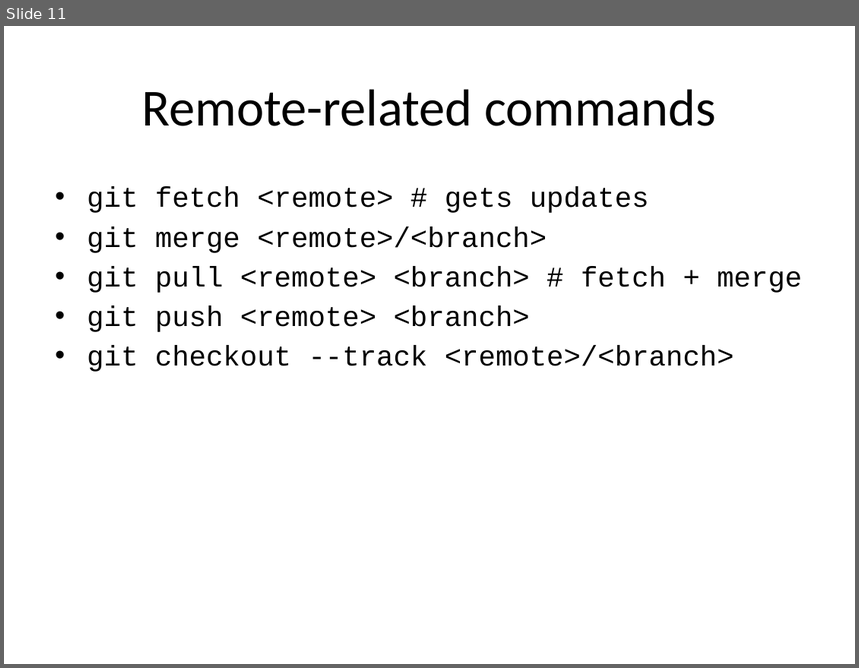
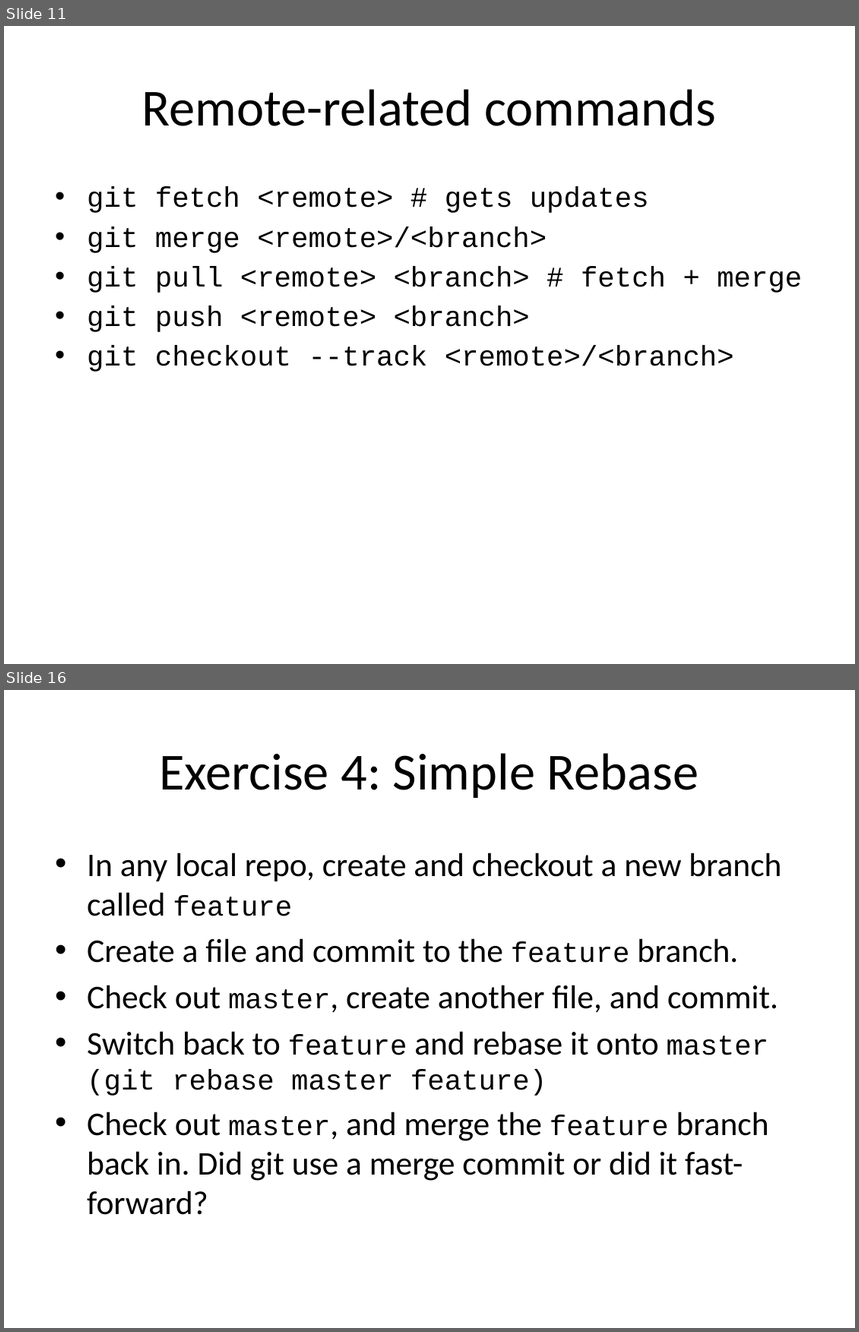
Before and after one commit to nuitrcs/intermediate-git-workshop, a slide deck: Intermediate Git and GitHub.pptx. Shown one above the other, each under a label of ours: slide 11 before the commit, slides 11 and 16 after it; the slides between them are not shown. The pictures are 859x668 and 859x1332 pixels, drawn with LibreOffice and Linux fonts; fonts in the diff are those of the drawing; background and template pictures are left out. Boxes give left, top, right and bottom in pixels: in the first picture for what was removed or moved away, otherwise in the second. Text is boxed around its words. In the diff, an @@ line names an element or a change of style, - is before the commit and + after.

```diff
--- a/Intermediate Git and GitHub.pptx
+++ b/Intermediate Git and GitHub.pptx
@@ slide 16 added at bbox=[4, 690, 855, 1328], background picture (left out) @@
@@ title added at bbox=[160, 753, 699, 798], 44 pt, text #000000 @@
+Exercise 4: Simple Rebase
@@ text added at bbox=[87, 853, 781, 1215], 28 pt, text #000000 @@
+• In any local repo, create and checkout a new branch called feature
+• Create a file and commit to the feature branch.
+• Check out master, create another file, and commit.
+• Switch back to feature and rebase it onto master (git rebase master feature)
+• Check out master, and merge the feature branch back in. Did git use a merge commit or did it fast-forward?
@@ page number added at bbox=[614, 1281, 813, 1315], 12 pt, text #FFFFFF @@
+15
```
Also in this commit, not shown: 3 slides changed, 11 other slides added.
